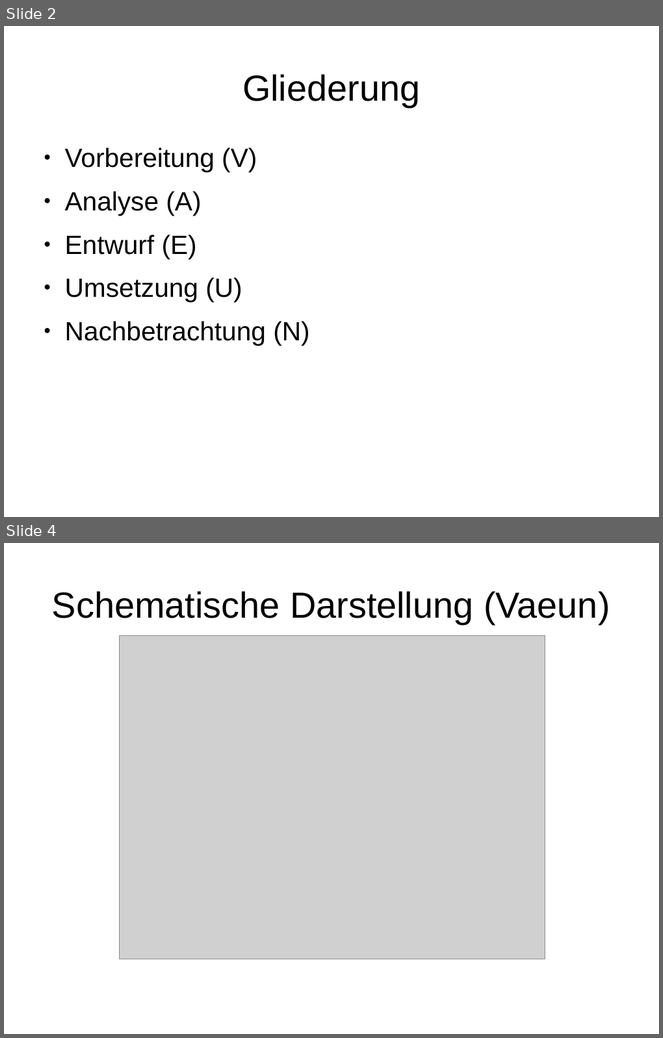
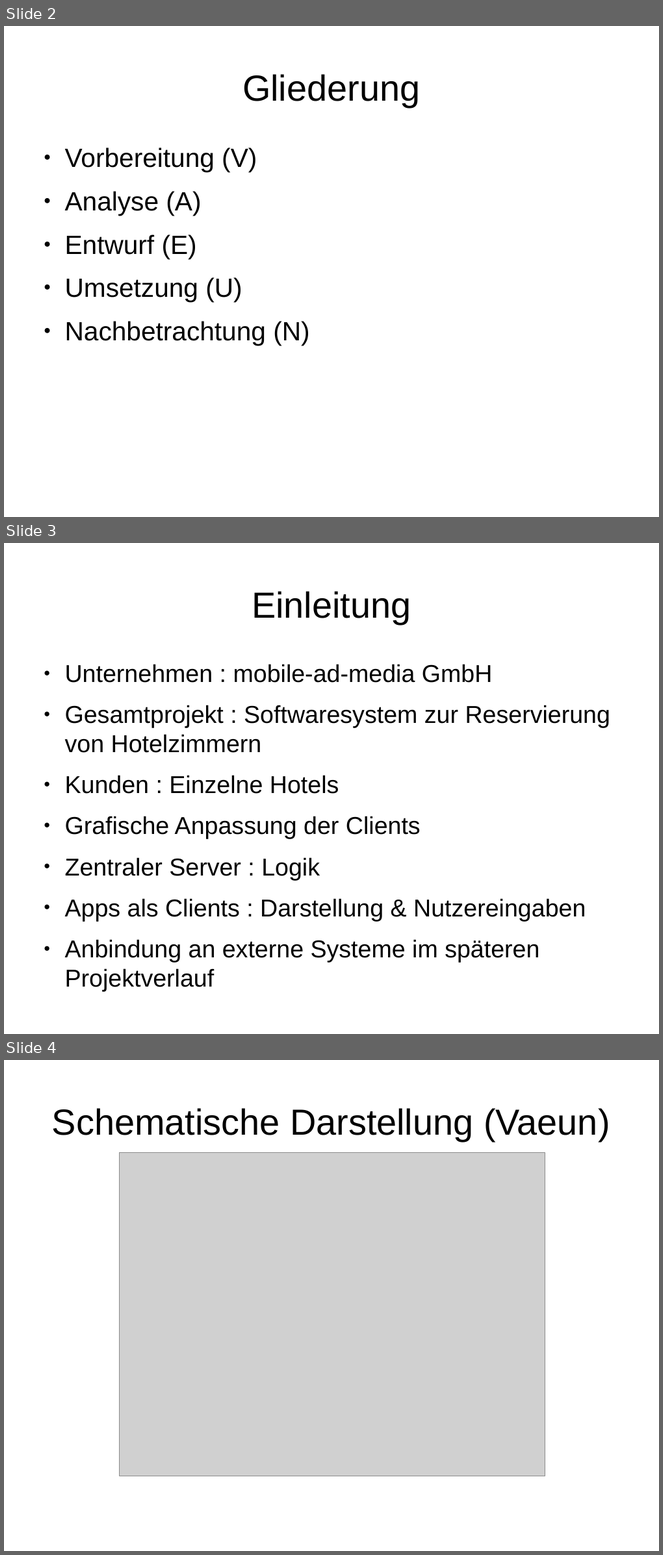
Before and after one commit to janhelmle/weiterbildung_fachinformatiker_ihk_projektantrag, a slide deck: praesentation/presentation_v1.odp. Shown one above the other, each under a label of ours: slides 2 and 4 before the commit, slides 2, 3 and 4 after it; the slides between them are not shown. The pictures are 663x1038 and 663x1555 pixels, drawn with LibreOffice and Linux fonts; fonts in the diff are those of the drawing; grey boxes stand for pictures. Boxes give left, top, right and bottom in pixels: in the first picture for what was removed or moved away, otherwise in the second. Text is boxed around its words. In the diff, an @@ line names an element or a change of style, - is before the commit and + after.

```diff
--- a/praesentation/presentation_v1.odp
+++ b/praesentation/presentation_v1.odp
@@ slide 3 added at [4, 543, 659, 1034], background #FFFFFF @@
@@ title added at [252, 591, 411, 624], 44 pt, text #000000 @@
+Einleitung
@@ text added at [65, 664, 610, 991], 29.6 pt, text #000000 @@
+● Unternehmen : mobile-ad-media GmbH
+● Gesamtprojekt : Softwaresystem zur Reservierung von Hotelzimmern
+● Kunden : Einzelne Hotels
+● Grafische Anpassung der Clients
+● Zentraler Server : Logik
+● Apps als Clients : Darstellung & Nutzereingaben
+● Anbindung an externe Systeme im späteren Projektverlauf
```
Also in this commit, not shown: 2 slides changed, 1 other file.
